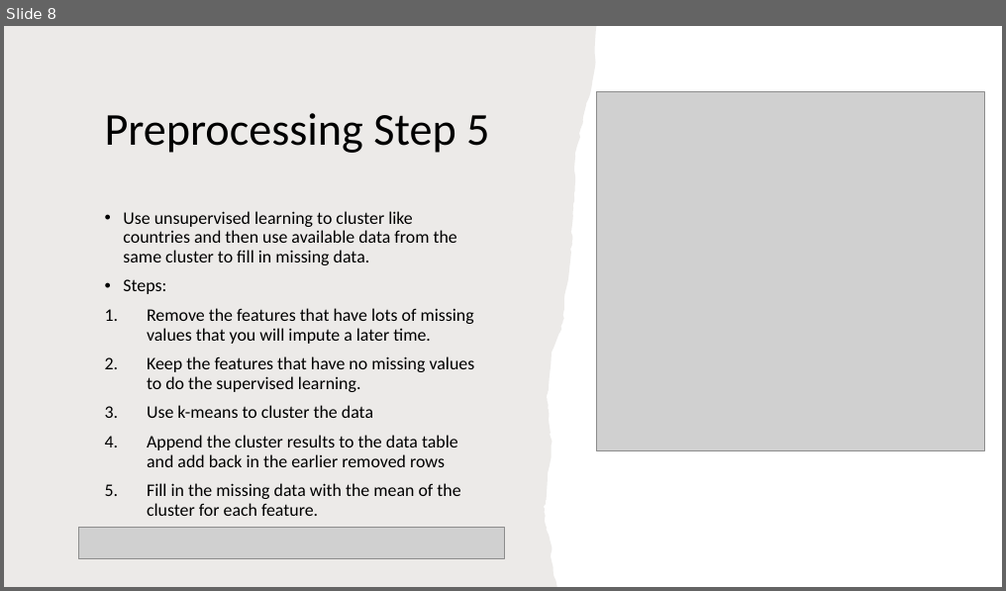
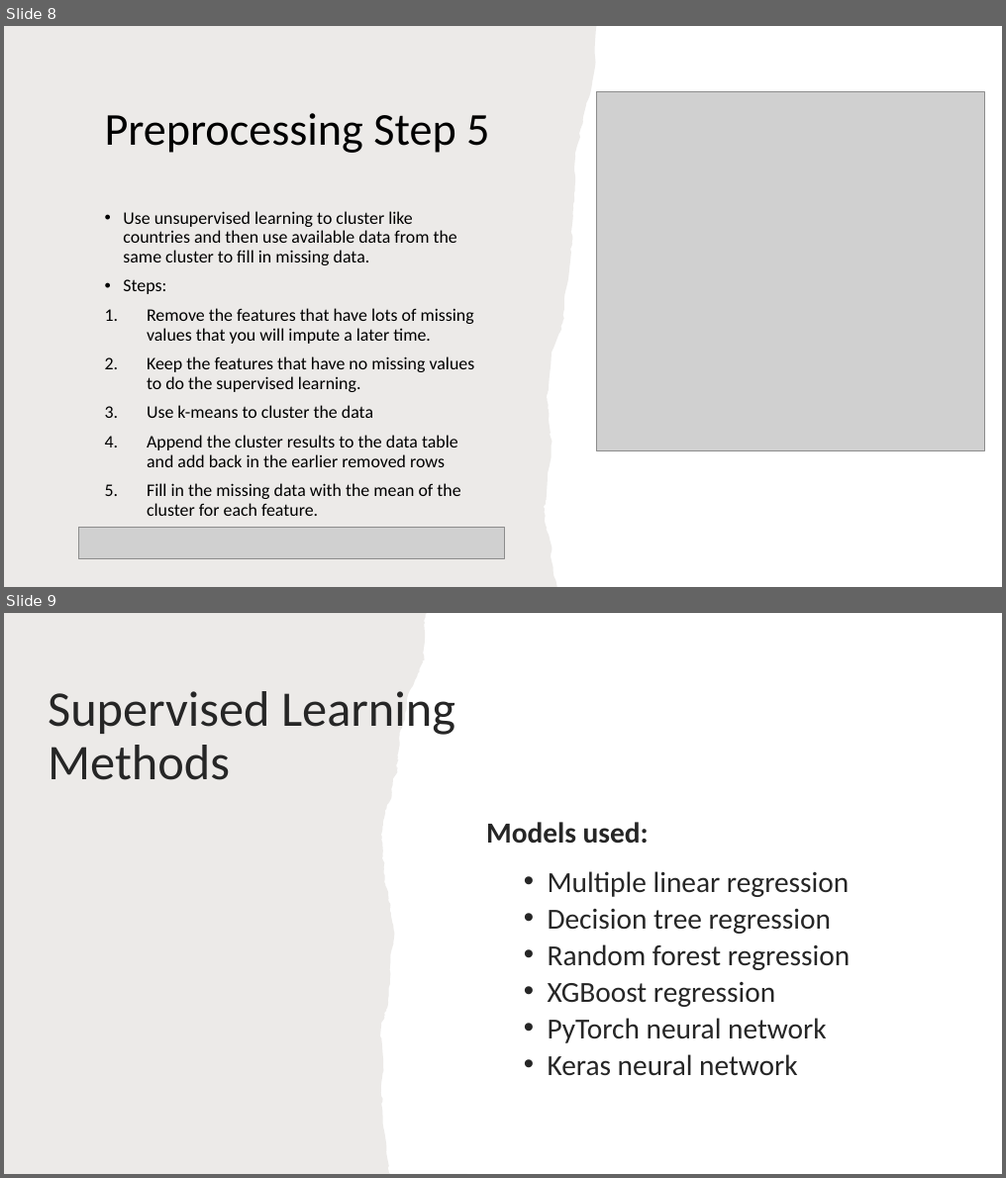
Before and after one commit to nmckinne/SustainabilityProject, a slide deck: SustainabilityProject_Powerpoint.pptx. Shown one above the other, each under a label of ours: slide 8 before the commit, slides 8 and 9 after it. The pictures are 1006x591 and 1006x1178 pixels, drawn with LibreOffice and Linux fonts; fonts in the diff are those of the drawing; grey boxes stand for pictures. Boxes give left, top, right and bottom in pixels: in the first picture for what was removed or moved away, otherwise in the second. Text is boxed around its words. In the diff, an @@ line names an element or a change of style, - is before the commit and + after.

```diff
--- a/SustainabilityProject_Powerpoint.pptx
+++ b/SustainabilityProject_Powerpoint.pptx
@@ slide 9 added at (4, 613, 1002, 1174), background #FFFFFF @@
@@ freeform shape added at (4, 613, 466, 1174), fill #82766A at 15% opacity @@
@@ text added at (48, 691, 455, 780), 48 pt, text #262626 @@
+Supervised Learning Methods
@@ text added at (486, 822, 849, 1075), 28 pt, text #262626 @@
+Models used:
+  • Multiple linear regression
+  • Decision tree regression
+  • Random forest regression
+  • XGBoost regression
+  • PyTorch neural network
+  • Keras neural network
```
Also in this commit, not shown: 5 other slides added, 1 slide removed.
